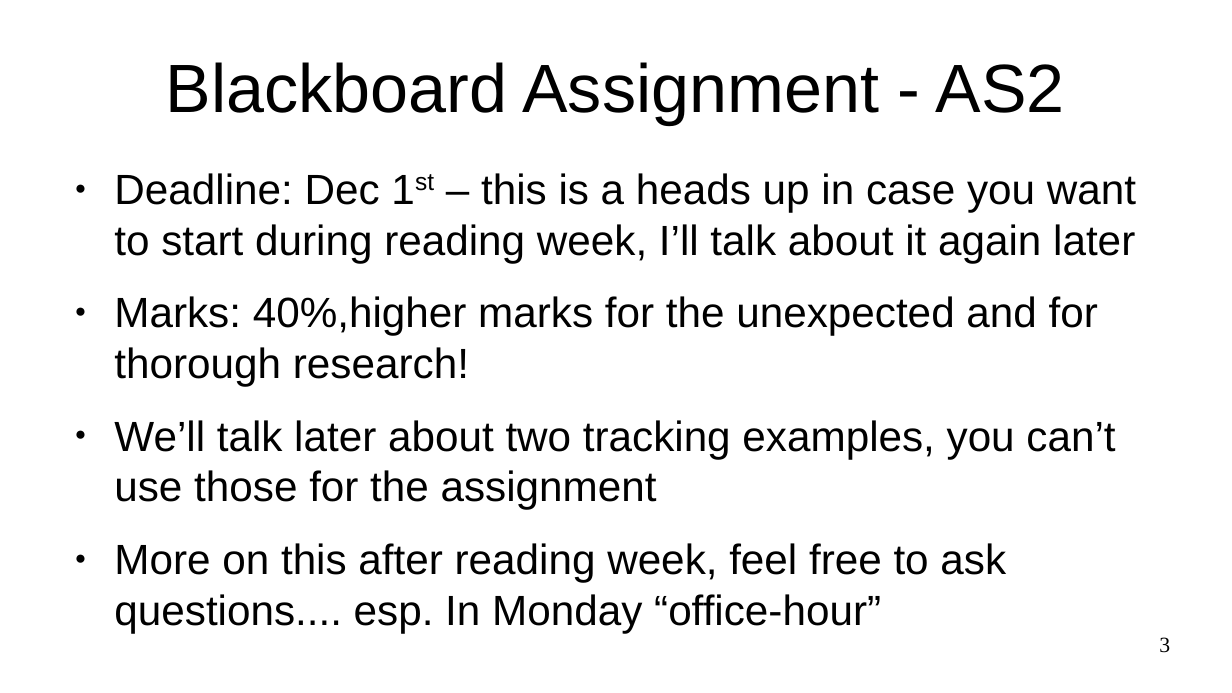
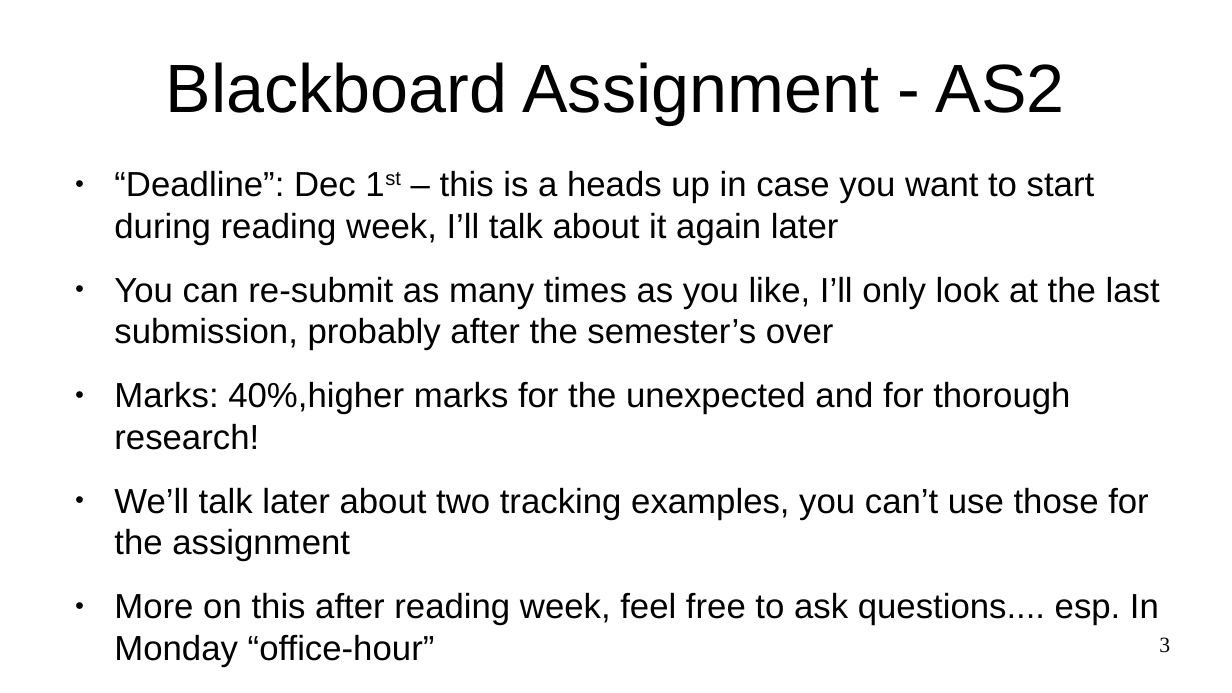
Before and after one commit to sftcd/witidtm, a slide deck: slide 3 of lectures/2021-2022/assignment2.odp. Drawn at 1232x693 pixels with LibreOffice and Linux fonts; fonts in the diff are those of the drawing. Boxes give left, top, right and bottom in pixels: in the first picture for what was removed or moved away, otherwise in the second. Text is boxed around its words. In the diff, an @@ line names an element or a change of style, - is before the commit and + after.

Commit message:
tweak as2 heads-up

```diff
--- a/lectures/2021-2022/assignment2.odp
+++ b/lectures/2021-2022/assignment2.odp
@@ text at <box>114,170,1160,351</box>: text changed; size 27.2 to 22.4 pt @@
-● Deadline: Dec 1st – this is a heads up in case you want to start during reading week, I’ll talk about it again later
+● “Deadline”: Dec 1st – this is a heads up in case you want to start during reading week, I’ll talk about it again later
+● You can re-submit as many times as you like, I’ll only look at the last submission, probably after the semester’s over
@@ text at <box>114,381,1159,667</box>: size 27.2 to 22.4 pt in "Marks: 40%,higher marks for the unexpected and ...", "We’ll talk later about two tracking examples, ...", "More on this after reading week, feel ..." @@
```
Also in this commit, not shown: 1 other slide changed, 3 other files.
